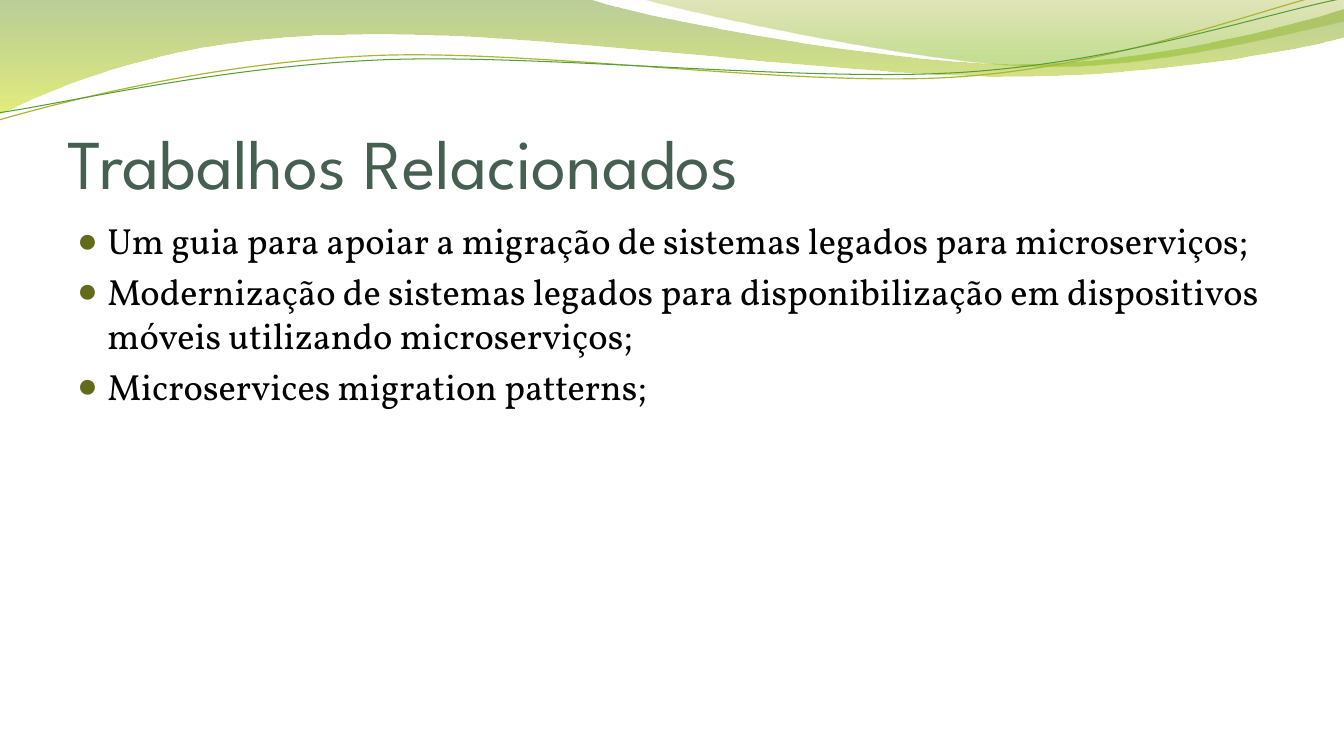
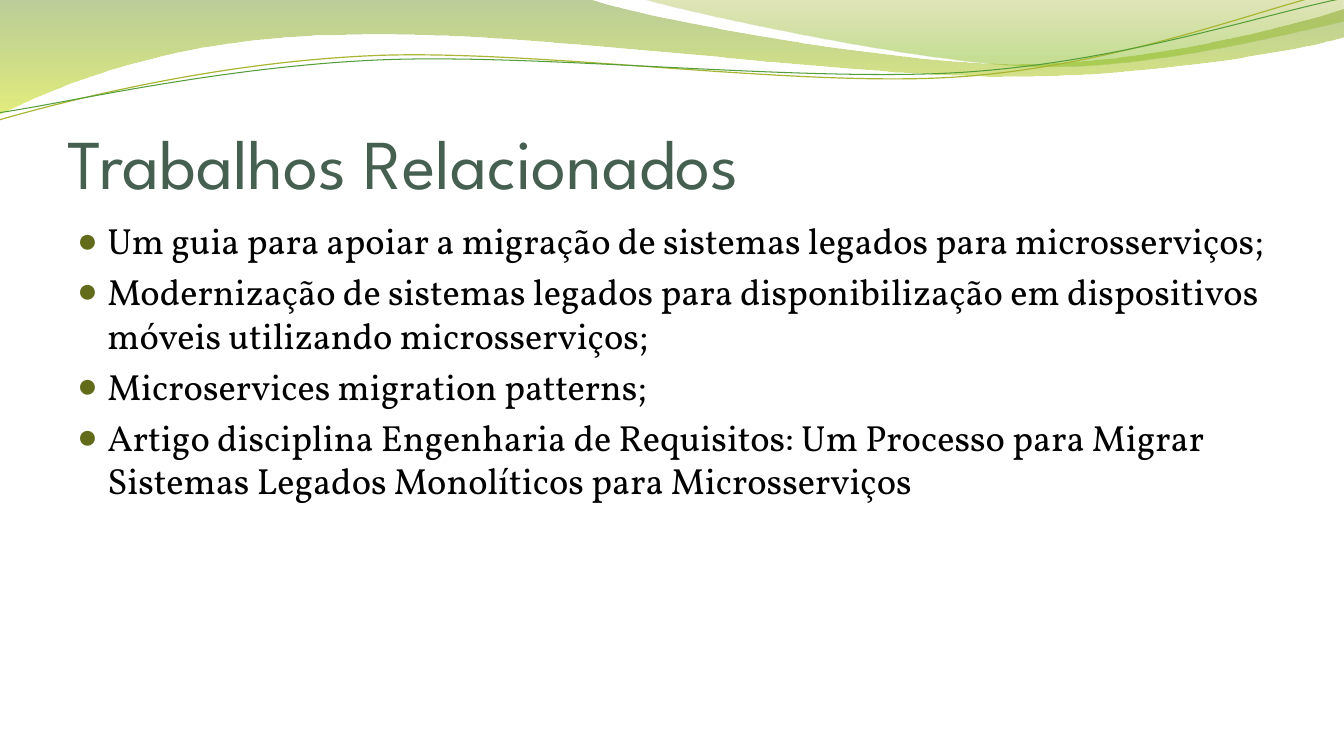
Before and after one commit to guilhermevillaca/mestrado, a slide deck: slide 9 of apresentação/Migração de Múltiplos Sistemas Monolíticos para Microserviços.pptx (slide 8 before the commit). Drawn at 1344x756 pixels with LibreOffice and Linux fonts; fonts in the diff are those of the drawing; background and template pictures are left out. Boxes give left, top, right and bottom in pixels: in the first picture for what was removed or moved away, otherwise in the second. Text is boxed around its words. In the diff, an @@ line names an element or a change of style, - is before the commit and + after.

```diff
--- a/apresentação/Migração de Múltiplos Sistemas Monolíticos para Microserviços.pptx
+++ b/apresentação/Migração de Múltiplos Sistemas Monolíticos para Microserviços.pptx
@@ text at (107, 228, 1264, 358): text changed @@
-● Um guia para apoiar a migração de sistemas legados para microserviços;
-● Modernização de sistemas legados para disponibilização em dispositivos móveis utilizando microserviços;
+● Um guia para apoiar a migração de sistemas legados para microsserviços;
+● Modernização de sistemas legados para disponibilização em dispositivos móveis utilizando microsserviços;
@@ text at (107, 425, 1204, 503): paragraph added @@
+● Artigo disciplina Engenharia de Requisitos: Um Processo para Migrar Sistemas Legados Monolíticos para Microsserviços
```
Also in this commit, not shown: 9 other slides changed, 2 slides added, 2 other files.
